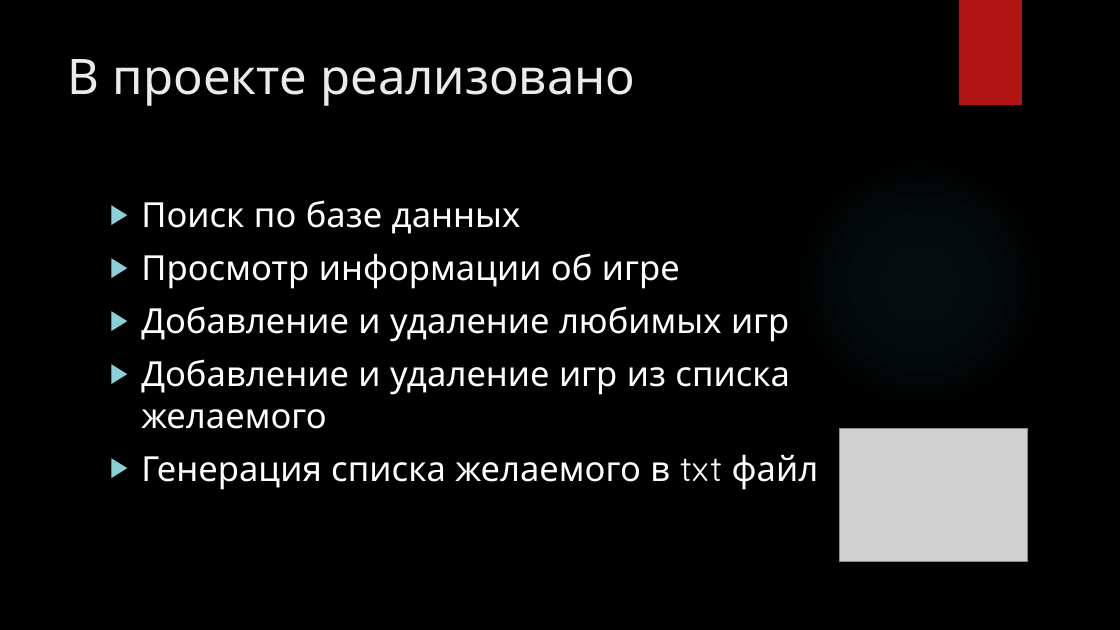
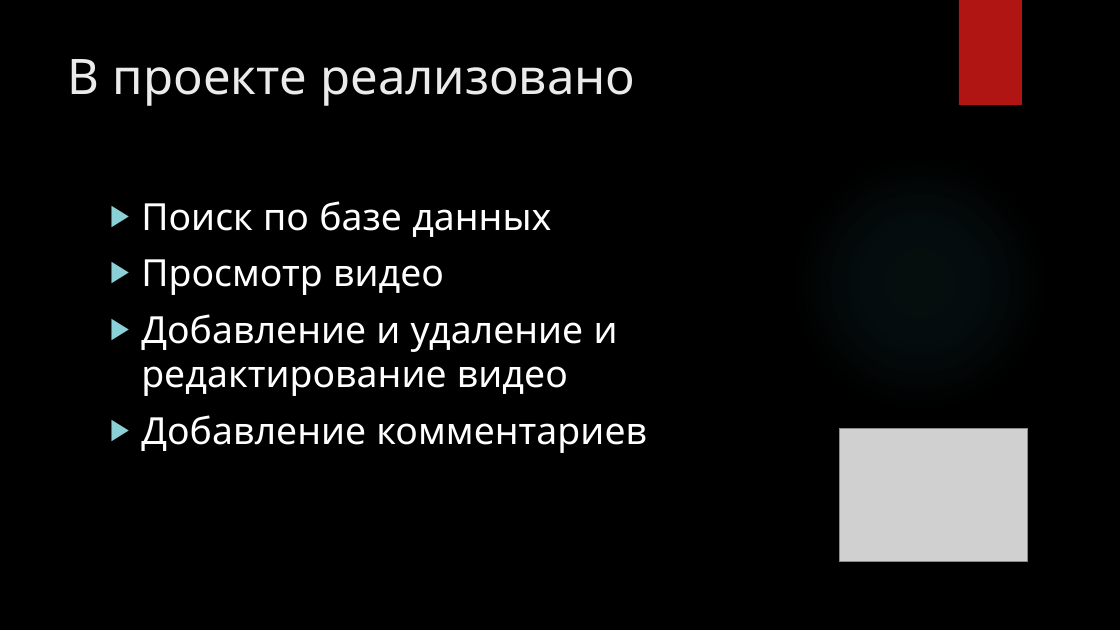
Before and after one commit to KonstantaBit/CloneTube, a slide deck: slide 3 of Презентация.pptx. Drawn at 1120x630 pixels with LibreOffice and Linux fonts; fonts in the diff are those of the drawing; grey boxes stand for pictures; background and template pictures are left out. Boxes give left, top, right and bottom in pixels: in the first picture for what was removed or moved away, otherwise in the second. Text is boxed around its words. In the diff, an @@ line names an element or a change of style, - is before the commit and + after.

```diff
--- a/Презентация.pptx
+++ b/Презентация.pptx
@@ text at box(141, 201, 551, 237): size 29.6 to 32 pt in "Поиск по базе данных" @@
@@ text at box(141, 259, 647, 453): text changed; size 29.6 to 32 pt @@
-▶ Просмотр информации об игре
-▶ Добавление и удаление любимых игр
-▶ Добавление и удаление игр из списка желаемого
-▶ Генерация списка желаемого в txt файл
+▶ Просмотр видео
+▶ Добавление и удаление и редактирование видео
+▶ Добавление комментариев
```
Also in this commit, not shown: 6 slides added, 5 slides removed, 1 other file.
